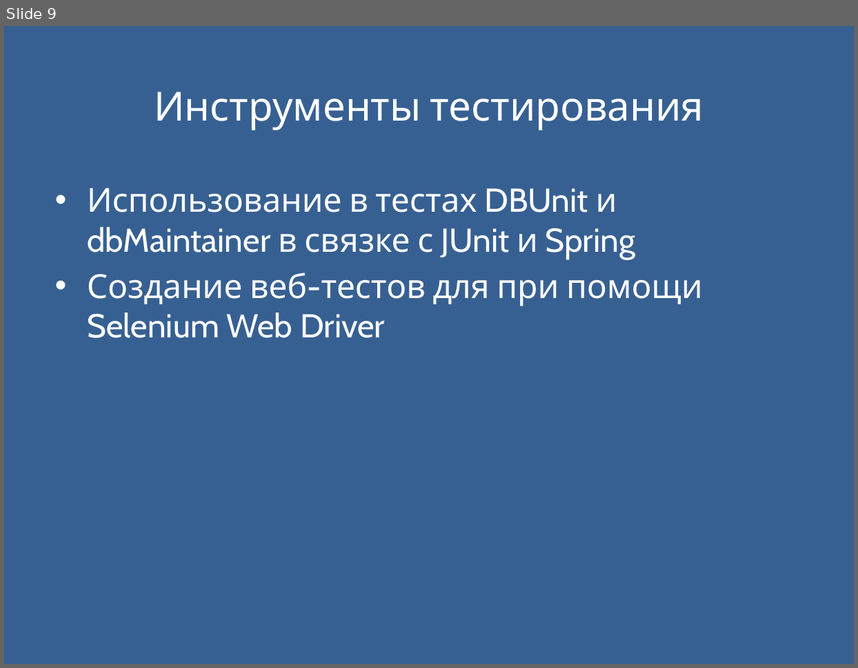
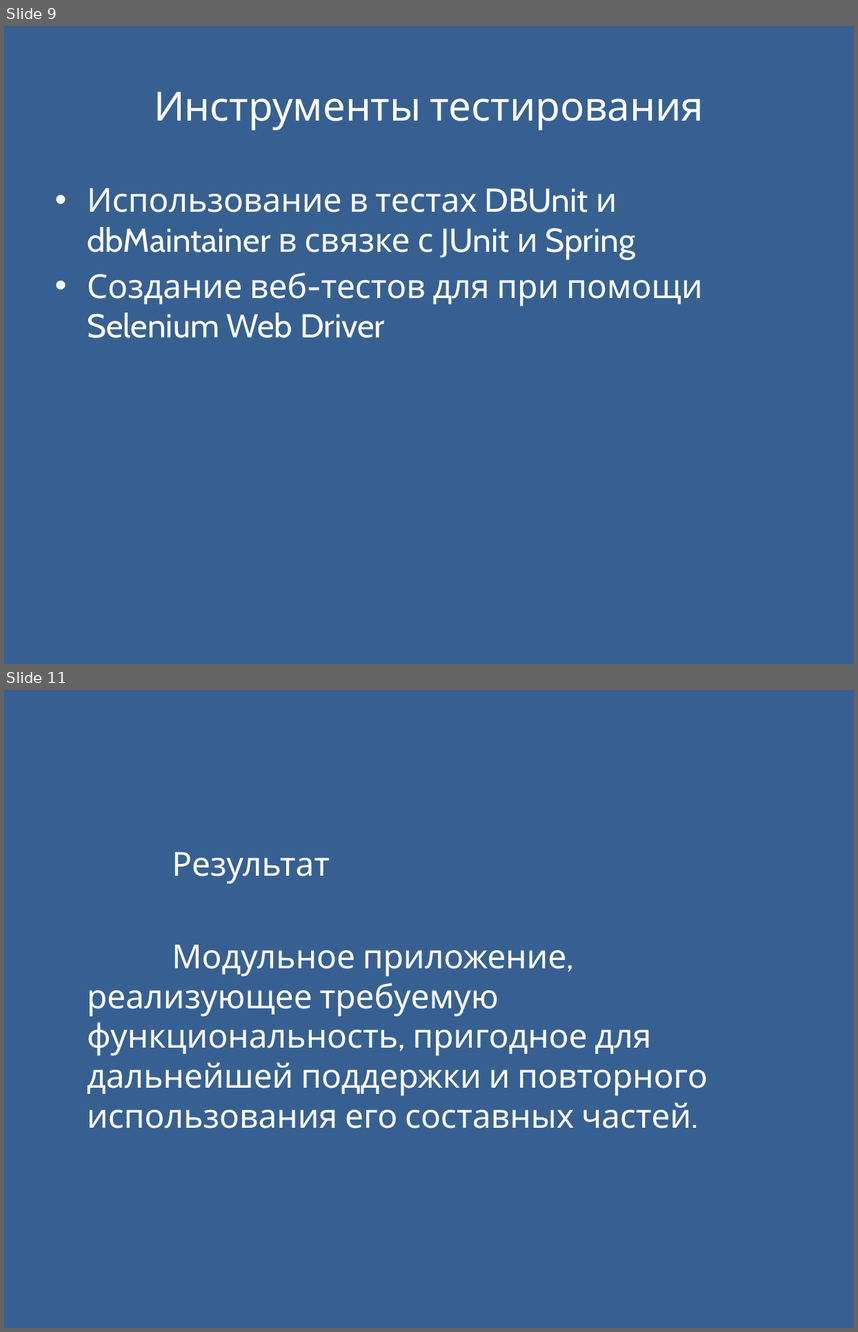
Before and after one commit to Storozhenko/quest, a slide deck: forms.pptx. Shown one above the other, each under a label of ours: slide 9 before the commit, slides 9 and 11 after it; the slides between them are not shown. The pictures are 858x668 and 858x1332 pixels, drawn with LibreOffice and Linux fonts; fonts in the diff are those of the drawing. Boxes give left, top, right and bottom in pixels: in the first picture for what was removed or moved away, otherwise in the second. Text is boxed around its words. In the diff, an @@ line names an element or a change of style, - is before the commit and + after.

```diff
--- a/forms.pptx
+++ b/forms.pptx
@@ slide 11 added at (4,690,854,1328), background #376092 @@
@@ text added at (87,852,708,1128), 28 pt, text #FFFFFF @@
+Результат
+Модульное приложение, реализующее требуемую функциональность, пригодное для дальнейшей поддержки и повторного использования его составных частей.
```
Also in this commit, not shown: 1 other slide added, 1 slide removed, 1 other file.
